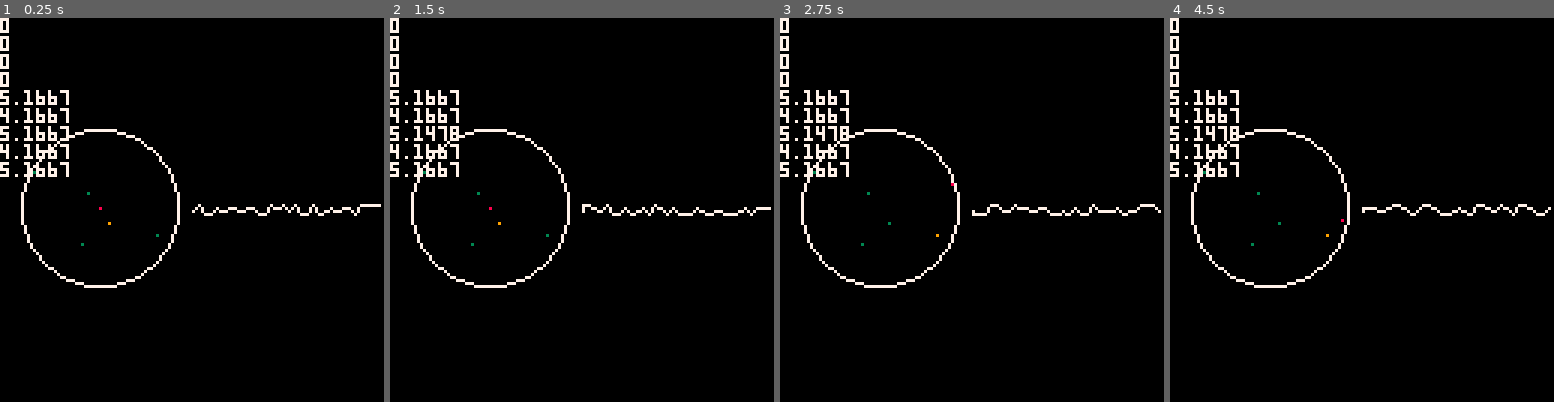
Above: before the commit, frames 1-4 (left to right).
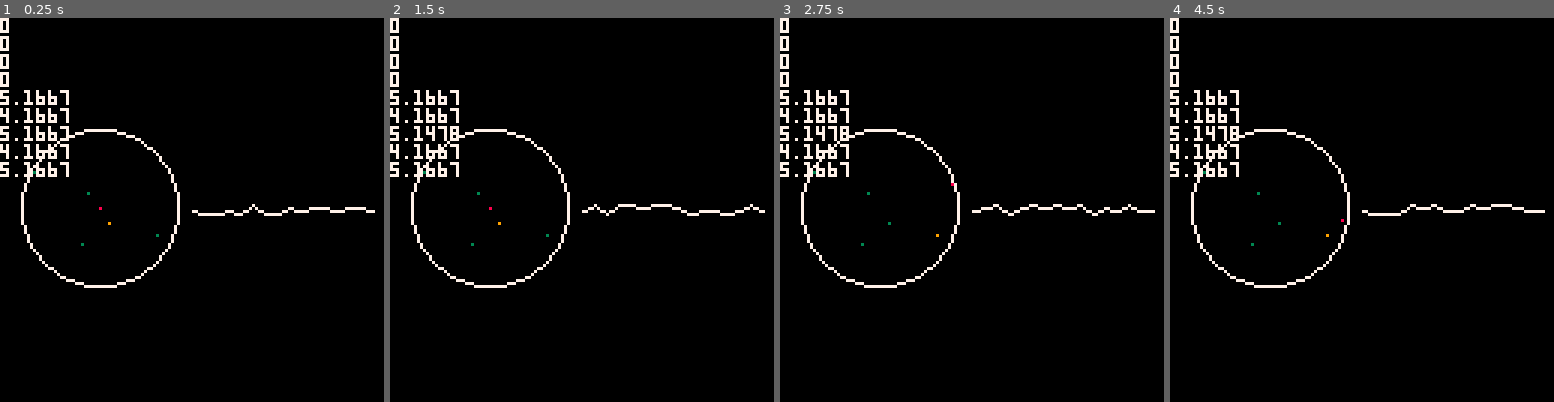
Above: after the commit, the same moments.

Repository: GerodruS/scanner8
Game: PICO-8 cartridge game.p8
Same seed, same stepped clock (60 frames per second), same inputs: the game is played once before the commit and once after it.
Inputs:
- Up to frame 1 (0.25 s): no input
- Up to frame 2 (1.5 s): tap X (X key) at 0.33, 1.07 s
- Up to frame 3 (2.75 s): hold Right 1.6-2.1 s; tap X (X key) at 1.85 s; hold Up 2.15-2.42 s; hold Right from 2.47 s (still down)
- Up to frame 4 (4.5 s): tap X (X key) at 2.97, 4.08 s; release Right at 3.03 s; hold Left 3.08-3.58 s; hold Down 3.63-3.97 s; hold Right from 4.02 s (still down)

The runs differ from the first frame. In frame 1, 0.6% of the frame differs, in the area x 50-100%, y 48-52%; in frame 2, 0.5%; in frame 3, 0.5%; in frame 4, 0.7%.

Commit message:
Continued to improve signal logic

Diff:
--- a/game.p8
+++ b/game.p8
@@ -7,6 +7,11 @@
  planet_radius=25
  scanner_pos=vcpy(planet_center)
  sources={}
+ signals={{}}
+ for i=1,16 do
+  add(signals[1],0)
+ end
+ next_gen_time=0
 
  generate_sources()
 end
@@ -72,22 +77,31 @@
  local len=64
  local resource_len=len/4
  local noise=4
-
--- local ps={pos}
+ local signal=signals[1]
+ local n=count(signal)
+
+ local regen=next_gen_time<=time()
+ if regen then
+  signal[1]=0
+  for i=2,n-1 do
+   local ri=flr(i/(n/4))+1
+   local s=resources[ri]*10
+   s+=noise/2-rnd(noise)
+   signal[i]=s
+  end
+  signal[n]=0
+  next_gen_time=time()+0.1
+ end
+
  color(7)
  local p=vcpy(pos)
- for i=0,len-1,2 do
-  local x=pos[1]+i
-  local y=pos[2]+noise/2-rnd(noise)
-  local ri=flr(i/resource_len)+1
---  print(ri)
-  y-=resources[ri]*10
+ for i=1,n do
+  local x=pos[1]+(i-1)*4
+  local y=pos[2]-signal[i]
   line(p[1],p[2],x,y)
   p[1]=x
   p[2]=y
  end
-
-
 end
 -->8
 --vector math
